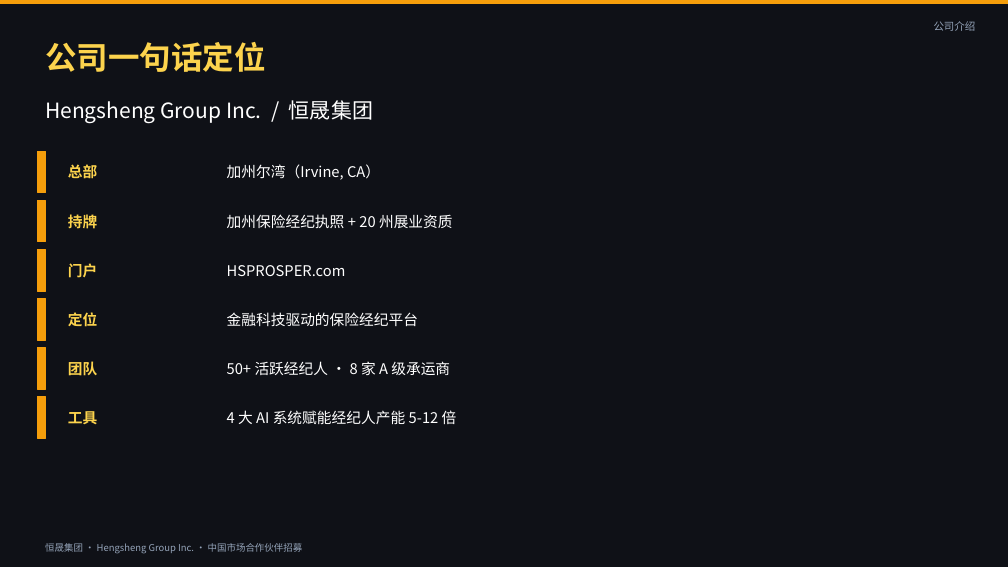
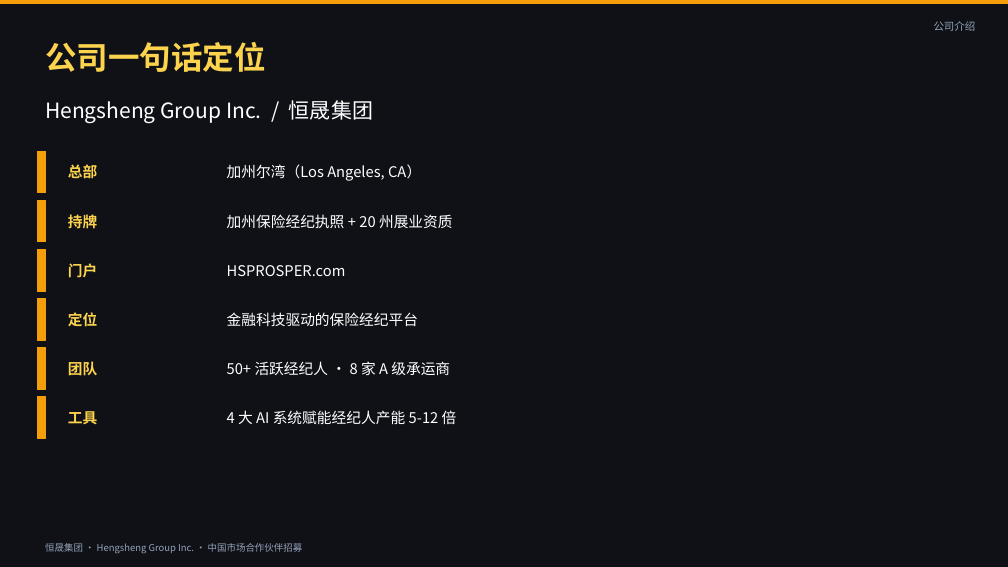
Before and after one commit to kevin89887634/hengsheng-training-decks, a slide deck: slide 3 of decks/hengsheng-china-partner-2026-09-14/hengsheng-china-partner-v0.1.pptx. Drawn at 1008x567 pixels with LibreOffice and Linux fonts; fonts in the diff are those of the drawing. Boxes give left, top, right and bottom in pixels: in the first picture for what was removed or moved away, otherwise in the second. Text is boxed around its words. In the diff, an @@ line names an element or a change of style, - is before the commit and + after.

Commit message:
fix: 总部 Irvine→LA / 删 CEO 信息 / 标准化公司名 (v0.4)

```diff
--- a/decks/hengsheng-china-partner-2026-09-14/hengsheng-china-partner-v0.1.pptx
+++ b/decks/hengsheng-china-partner-2026-09-14/hengsheng-china-partner-v0.1.pptx
@@ text at (227,164,421,181): text changed @@
-加州尔湾（Irvine, CA）
+加州尔湾（Los Angeles, CA）
```
Also in this commit, not shown: 2 other slides changed.
